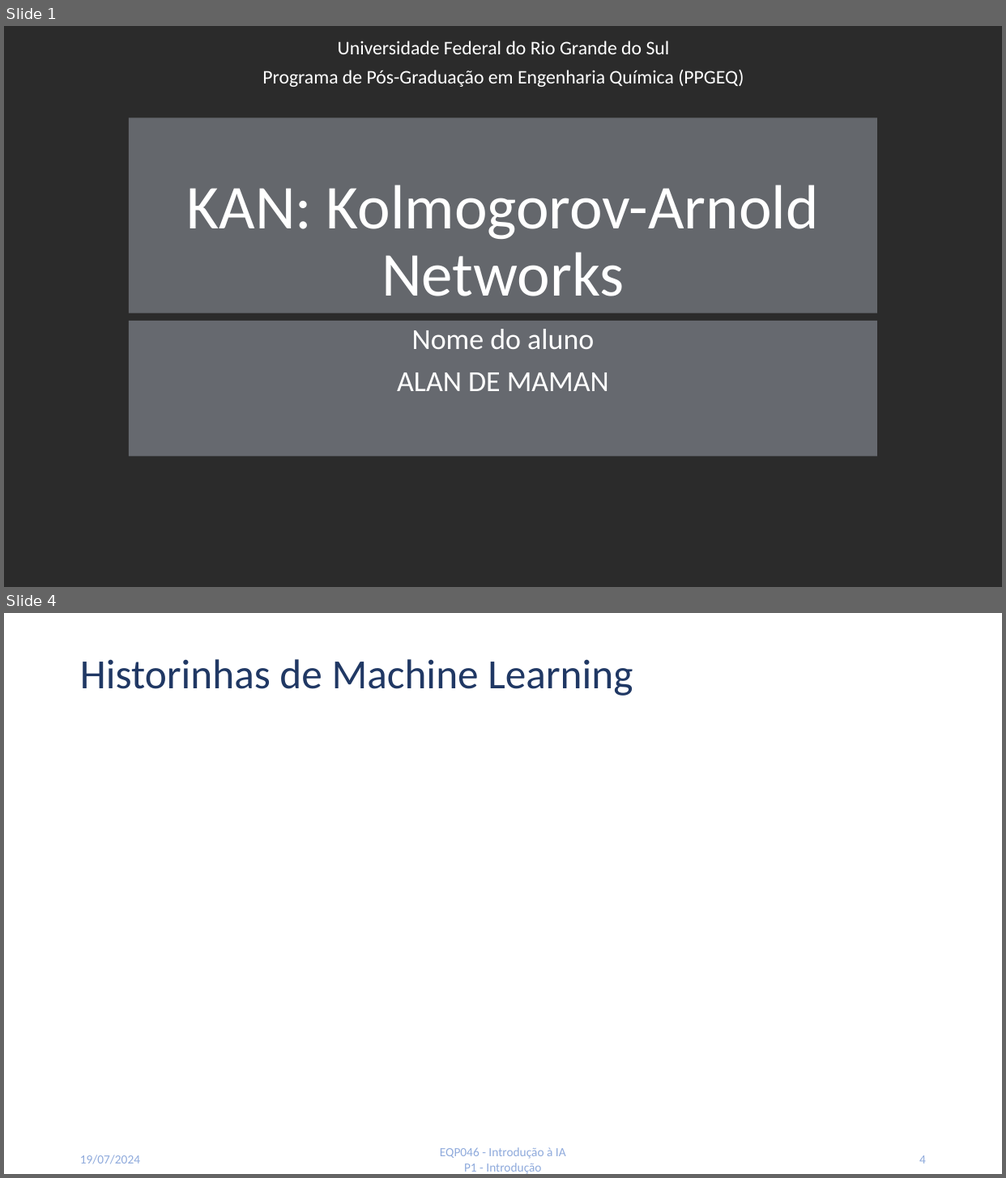
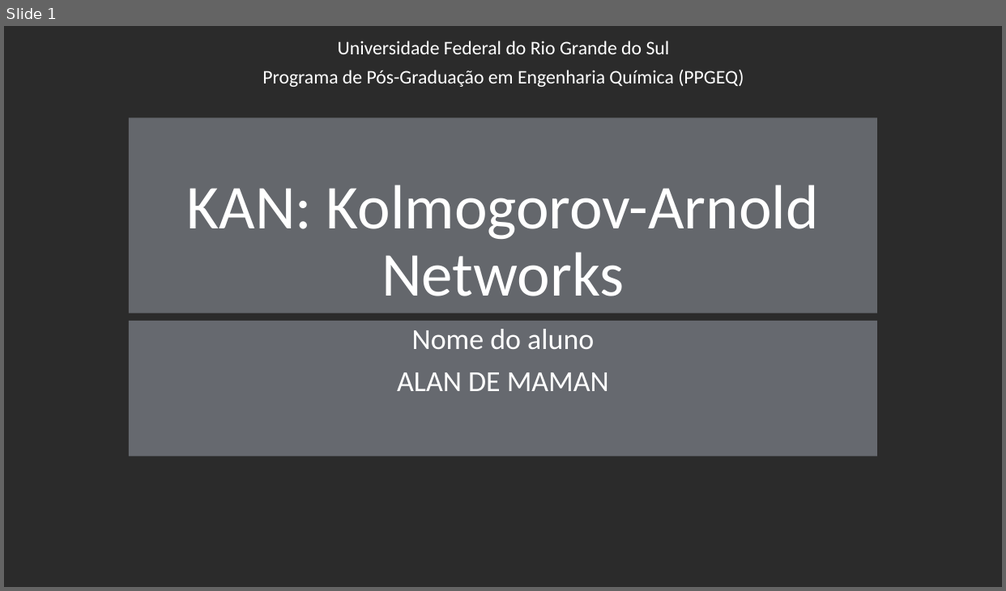
Before and after one commit to alandema/ppgeq_EQP0046, a slide deck: FinalPresentation/KANs.pptx. Shown one above the other, each under a label of ours: slides 1 and 4 before the commit, slide 1 after it; the slides between them are not shown. The pictures are 1006x1178 and 1006x591 pixels, drawn with LibreOffice and Linux fonts; fonts in the diff are those of the drawing; background and template pictures are left out; a plain dark background stands for a picture behind light text. Boxes give left, top, right and bottom in pixels: in the first picture for what was removed or moved away, otherwise in the second. Text is boxed around its words. In the diff, an @@ line names an element or a change of style, - is before the commit and + after.

```diff
--- a/FinalPresentation/KANs.pptx
+++ b/FinalPresentation/KANs.pptx
@@ slide 4 removed at box(4, 613, 1002, 1174), background #FFFFFF @@
@@ title removed at box(80, 659, 633, 696) @@
-Historinhas de Machine Learning
@@ text removed at box(80, 1155, 140, 1165) @@
-19/07/2024
@@ text removed at box(440, 1148, 566, 1174) @@
-EQP046 - Introdução à IA
-P1 - Introdução
@@ page number removed at box(919, 1156, 926, 1164) @@
-4
```
Also in this commit, not shown: 7 slides changed, 29 slides added, 2 other slides removed.
